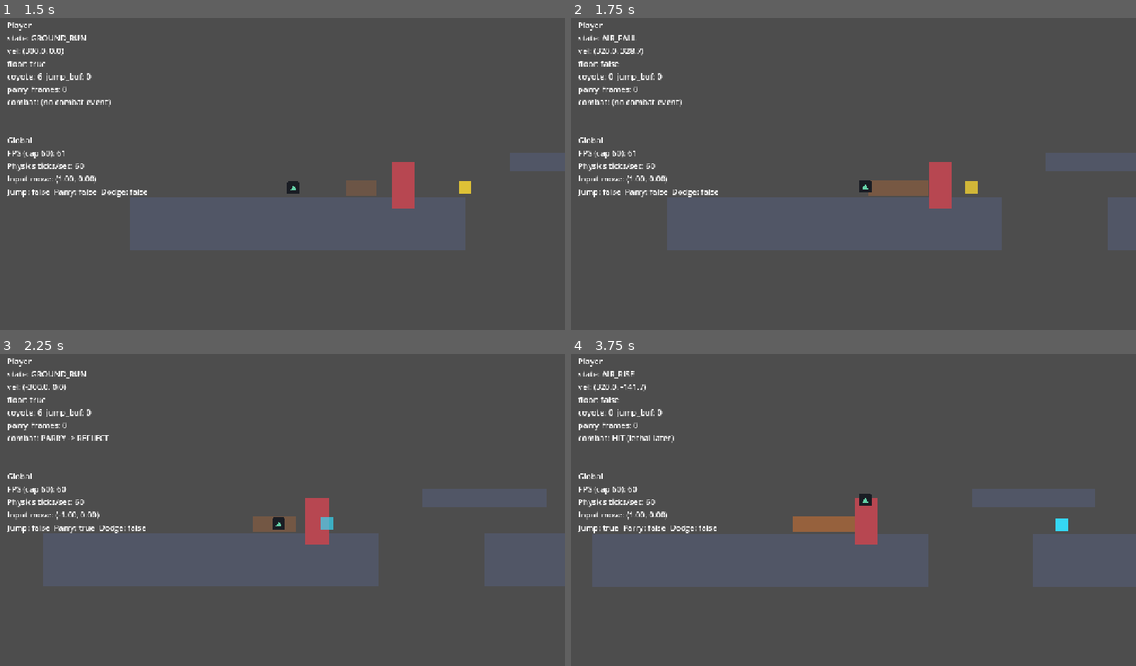
Above: before the commit, frames 1-4 (two rows, left to right).
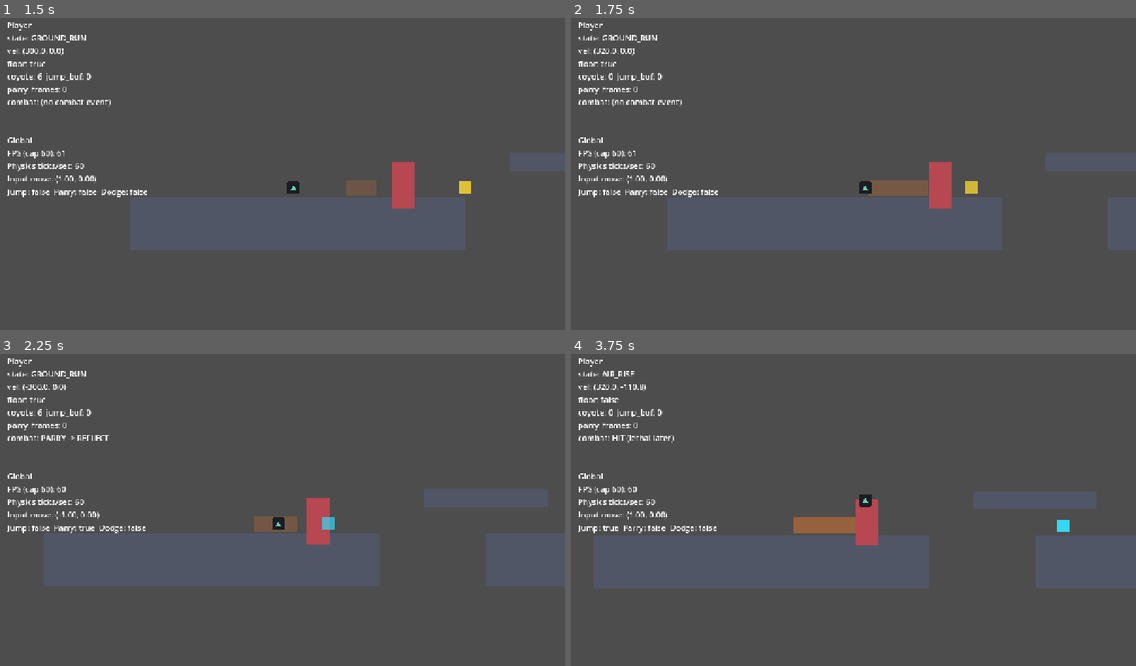
Above: after the commit, the same moments.

Repository: omarelsahy/FTWSA
Game: Godot game, scene res://scenes/levels/vertical_slice.tscn
The game is run twice, just before and just after one commit, with the same random seed, the same clock (stepped at 60 frames per second) and the same inputs.
Inputs:
- Up to frame 1 (1.5 s): hold Space (jump) 0.53-1.28 s; hold D (move_right) from 0.53 s (still down); tap Shift (dodge) at 1.35 s
- Up to frame 2 (1.75 s): keep holding D (move_right); tap Space (jump) at 1.52, 1.55 s
- Up to frame 3 (2.25 s): tap Space (jump) at 1.82 s; release D (move_right) at 2.03 s; hold A (move_left) from 2.03 s (still down); hold E (parry) from 2.03 s (still down)
- Up to frame 4 (3.75 s): tap Space (jump) at 2.3, 3.02, 3.05, 3.32 s; release A (move_left) at 2.78 s; release E (parry) at 2.78 s; hold D (move_right) from 2.78 s (still down); tap Z at 2.85 s; hold Space (jump) from 3.53 s (still down)

Frame 1 is identical in both runs. In frame 2, 0.2% of the frame differs, in the area x 5-54%, y 5-57%; in frame 3, 0.2%; in frame 4, 1.4%, in the area x 3-100%, y 9-76%.

Commit message:
Implement jump-cut variable jump height
Co-authored-by: Omar Elsahy <omarelsahy@users.noreply.github.com>

Diff:
--- a/scripts/player/player.gd
+++ b/scripts/player/player.gd
@@ -91,8 +91,8 @@
 		_jump_buffer_frames_left -= 1
 
 	if jump_released and velocity.y < 0.0:
-		## Jump cut: releasing jump ends upward travel immediately.
-		velocity.y = 0.0
+		## Jump cut: releasing jump flips into downward travel immediately.
+		velocity.y = config.gravity * delta
 
 	move_and_slide()
 	_resolve_combat()
Not shown, changed: docs/HANDOFF.md
